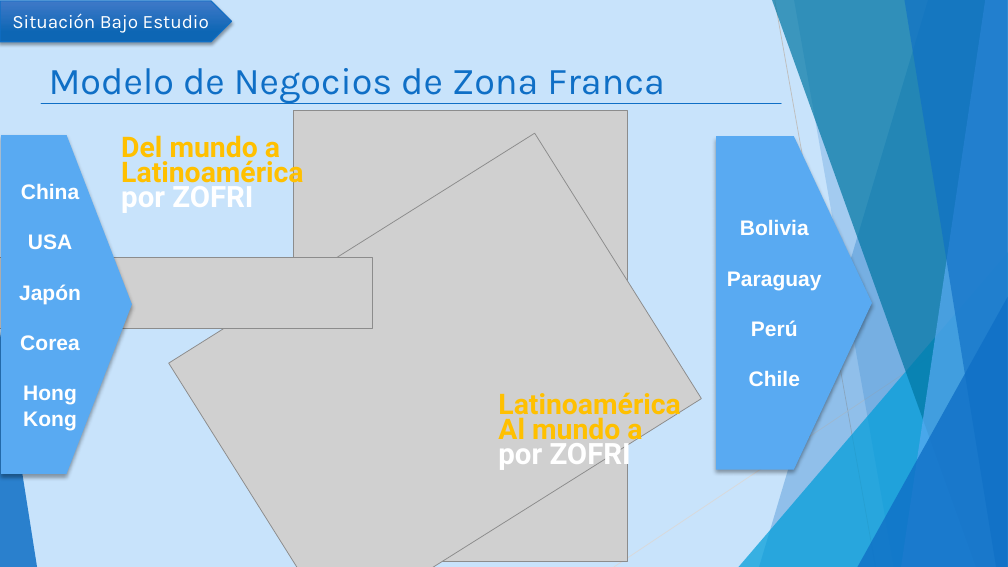
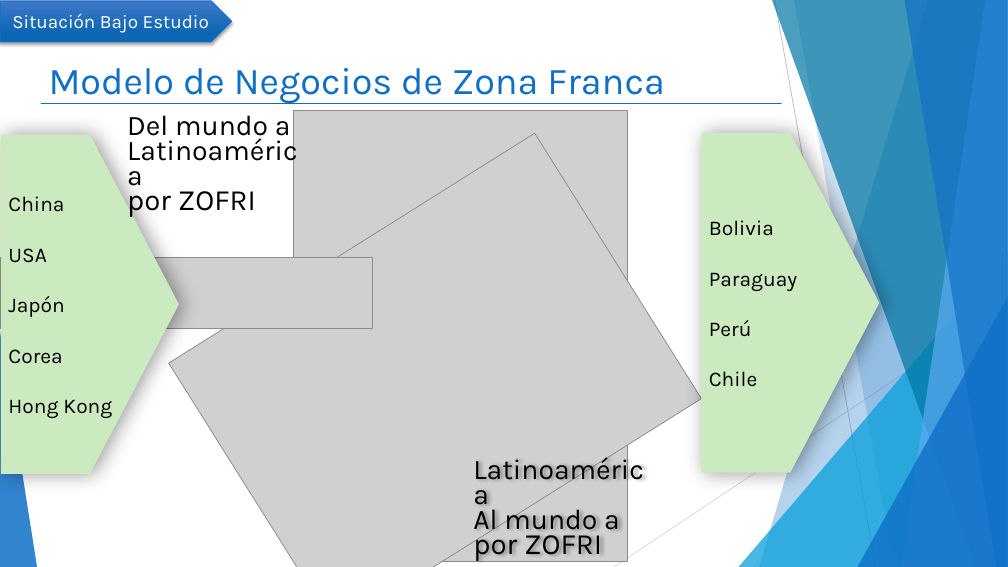
Before and after one commit to mcamara75/tituloUnap, a slide deck: slide 4 of 2018/TT IQQ 2018 Camara y Garay.pptx. Drawn at 1008x567 pixels with LibreOffice and Linux fonts; fonts in the diff are those of the drawing; grey boxes stand for pictures. Boxes give left, top, right and bottom in pixels: in the first picture for what was removed or moved away, otherwise in the second. Text is boxed around its words. In the diff, an @@ line names an element or a change of style, - is before the commit and + after.

```diff
--- a/2018/TT IQQ 2018 Camara y Garay.pptx
+++ b/2018/TT IQQ 2018 Camara y Garay.pptx
@@ background #C8E3FB to #FFFFFF @@
@@ text "Del mundo a": place and size @@
-text "Del mundo a" at [121, 135, 303, 213]
+text "Del mundo a" at [127, 115, 291, 217]
@@ text "Del mundo a" at [127, 115, 291, 217]: font Roboto to Karla, bold off; text colour #FFC000 to #000000 in "Del mundo a", "Latinoamérica"; text colour #FFFFFF to #000000 in "por ZOFRI" @@
@@ pentagon arrow "China": place and size @@
-pentagon arrow "China" at [1, 135, 132, 474]
+pentagon arrow "China" at [1, 135, 178, 474]
@@ pentagon arrow "China" at [1, 135, 178, 474]: font Arial to Karla, text colour #FFFFFF to #000000, bold off; alignment centre to left; fill gradient #59AAF2 to #79CF5D to #69BE4C to #CBEAC0; shadow changed @@
@@ pentagon arrow "Bolivia": place and size @@
-pentagon arrow "Bolivia" at [716, 136, 873, 470]
+pentagon arrow "Bolivia" at [702, 133, 879, 473]
@@ pentagon arrow "Bolivia" at [702, 133, 879, 473]: font Arial to Karla, text colour #FFFFFF to #000000, bold off; alignment centre to left; fill gradient #59AAF2 to #91C6F7 to #CBEAC0; shadow changed @@
@@ text "Latinoamérica": place and size @@
-text "Latinoamérica" at [498, 392, 680, 472]
+text "Latinoamérica" at [473, 504, 620, 562]
@@ text "Latinoamérica" at [473, 504, 620, 562]: font Roboto to Karla, bold off; text colour #FFC000 to #000000 in "Latinoamérica", "Al mundo a"; text colour #FFFFFF to #000000 in "por ZOFRI" @@
```
Also in this commit, not shown: 11 other slides changed, 1 slide removed.
